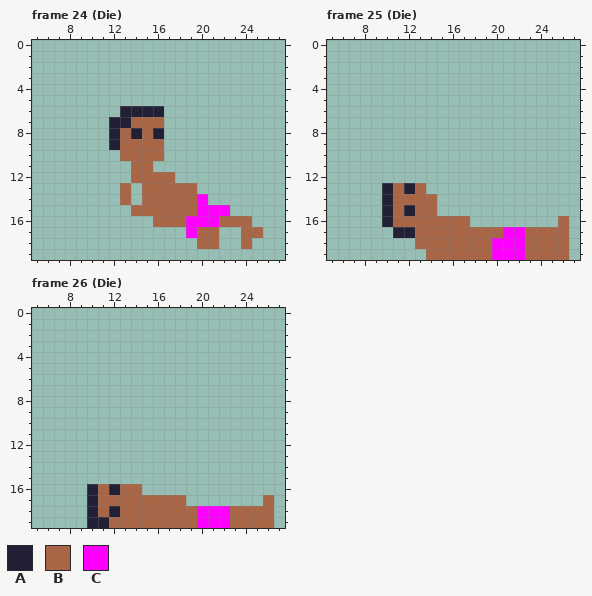
One commit to this pixel-art file: Pixel Art/Units/Spearman.ase. The first picture shows the starting point.
39x20 pixels, 27 frames. Shown: frame 24 (Die): x 5..27, y 0..19; frame 25 (Die): x 5..27, y 0..19; frame 26 (Die): x 5..27, y 0..19. The commit also changed other frames, which this record leaves out.
Visible layers, top first: "Shield", "Spear", "Shield 3", "Human".
Palette (. is transparent): A #222034  B #a86647  C #ff00ff
Pixels before, frame 24 (Die), first column x 12:
 6 .AAAA.........
 7 AABBB.........
 8 ABABA.........
 9 ABBBB.........
10 .BBBB.........
11 ..BB..........
12 ..BBBB........
13 .B.BBBBB......
14 .B.BBBBBC.....
15 ..BBBBBBCCC...
16 ....BBBCCCBBB.
17 .......CBB..BB
18 ........BB..B.
Pixels before, frame 25 (Die), first column x 10:
13 ABAB.............
14 ABBBB............
15 ABABB............
16 ABBBBBBB........B
17 .AABBBBBBBBCCBBBB
18 ...BBBBBBBCCCBBBB
19 ....BBBBBBCCCBBBB
Pixels before, frame 26 (Die), first column x 10:
16 ABABB............
17 ABBBBBBBB.......B
18 ABABBBBBBBCCCBBBB
19 AABBBBBBBBCCCBBBB
Once edited:
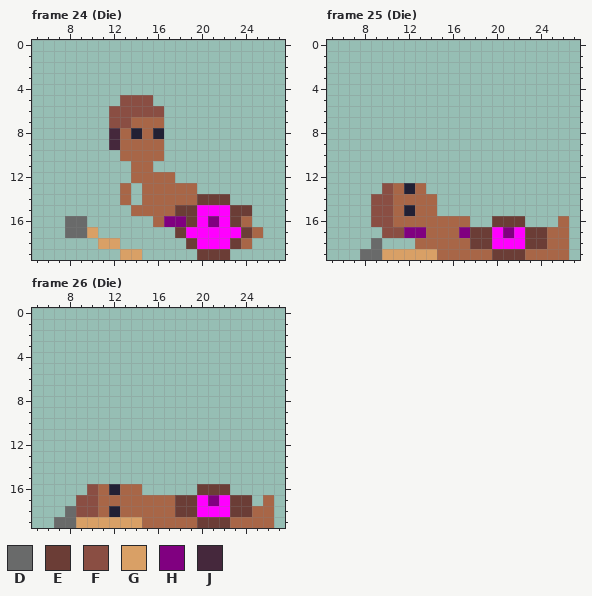
Colours new in this view: D #696a6a  E #6b3d36  F #8a4e43  G #d9a066  H #800080  J #45283c
Changes in this commit:
{"where": "frame 24 (Die), layer \"Human\""}
{"frame":24,"y":5,"x":13,"old":"...","new":"FFF"}
{"frame":24,"y":6,"x":12,"old":".AAAA","new":"FFFFF"}
{"frame":24,"y":7,"x":12,"old":"AA","new":"FF"}
{"frame":24,"y":8,"x":12,"old":"A","new":"J"}
{"frame":24,"y":9,"x":12,"old":"A","new":"J"}
{"frame":24,"y":14,"x":20,"old":"C..","new":"EEE"}
{"frame":24,"y":15,"x":18,"old":"BB","new":"EE"}
{"frame":24,"y":15,"x":23,"old":"..","new":"EE"}
{"frame":24,"y":16,"x":8,"old":"..","new":"DD"}
{"frame":24,"y":16,"x":17,"old":"BBC","new":"HHE"}
{"frame":24,"y":16,"x":21,"old":"CBB","new":"HCE"}
{"frame":24,"y":17,"x":8,"old":"...","new":"DDG"}
{"frame":24,"y":17,"x":18,"old":".","new":"E"}
{"frame":24,"y":17,"x":20,"old":"BB..B","new":"CCCCE"}
{"frame":24,"y":18,"x":11,"old":"..","new":"GG"}
{"frame":24,"y":18,"x":19,"old":".BB..","new":"ECCCE"}
{"frame":24,"y":19,"x":13,"old":"..","new":"GG"}
{"frame":24,"y":19,"x":20,"old":"...","new":"EEE"}
{"where": "frame 25 (Die), layer \"Human\""}
{"frame":25,"y":13,"x":10,"old":"A","new":"F"}
{"frame":25,"y":14,"x":9,"old":".A","new":"FF"}
{"frame":25,"y":15,"x":9,"old":".A","new":"FF"}
{"frame":25,"y":16,"x":9,"old":".A","new":"FF"}
{"frame":25,"y":16,"x":20,"old":"...","new":"EEE"}
{"frame":25,"y":17,"x":10,"old":".AAB","new":"FFHH"}
{"frame":25,"y":17,"x":17,"old":"BBBBC","new":"HEECH"}
{"frame":25,"y":17,"x":23,"old":"BB","new":"EE"}
{"frame":25,"y":18,"x":9,"old":".","new":"D"}
{"frame":25,"y":18,"x":18,"old":"BB","new":"EE"}
{"frame":25,"y":18,"x":23,"old":"BB","new":"EE"}
{"frame":25,"y":19,"x":8,"old":"......B","new":"DDGGGGG"}
{"frame":25,"y":19,"x":20,"old":"CCC","new":"EEE"}
{"where": "frame 26 (Die), layer \"Human\""}
{"frame":26,"y":16,"x":10,"old":"A","new":"F"}
{"frame":26,"y":16,"x":20,"old":"...","new":"EEE"}
{"frame":26,"y":17,"x":9,"old":".A","new":"FF"}
{"frame":26,"y":17,"x":18,"old":"B......","new":"EECHCEE"}
{"frame":26,"y":18,"x":8,"old":"..A","new":"DFF"}
{"frame":26,"y":18,"x":18,"old":"BB","new":"EE"}
{"frame":26,"y":18,"x":23,"old":"BB","new":"EE"}
{"frame":26,"y":19,"x":7,"old":"...AABBB","new":"DDGGGGGG"}
{"frame":26,"y":19,"x":20,"old":"CCC","new":"EEE"}
{"label":"changed","picture_box":[109,95,164,150]}
{"label":"changed","picture_box":[65,194,252,260]}
{"label":"changed","picture_box":[360,183,547,260]}
{"label":"changed","picture_box":[54,484,252,528]}
